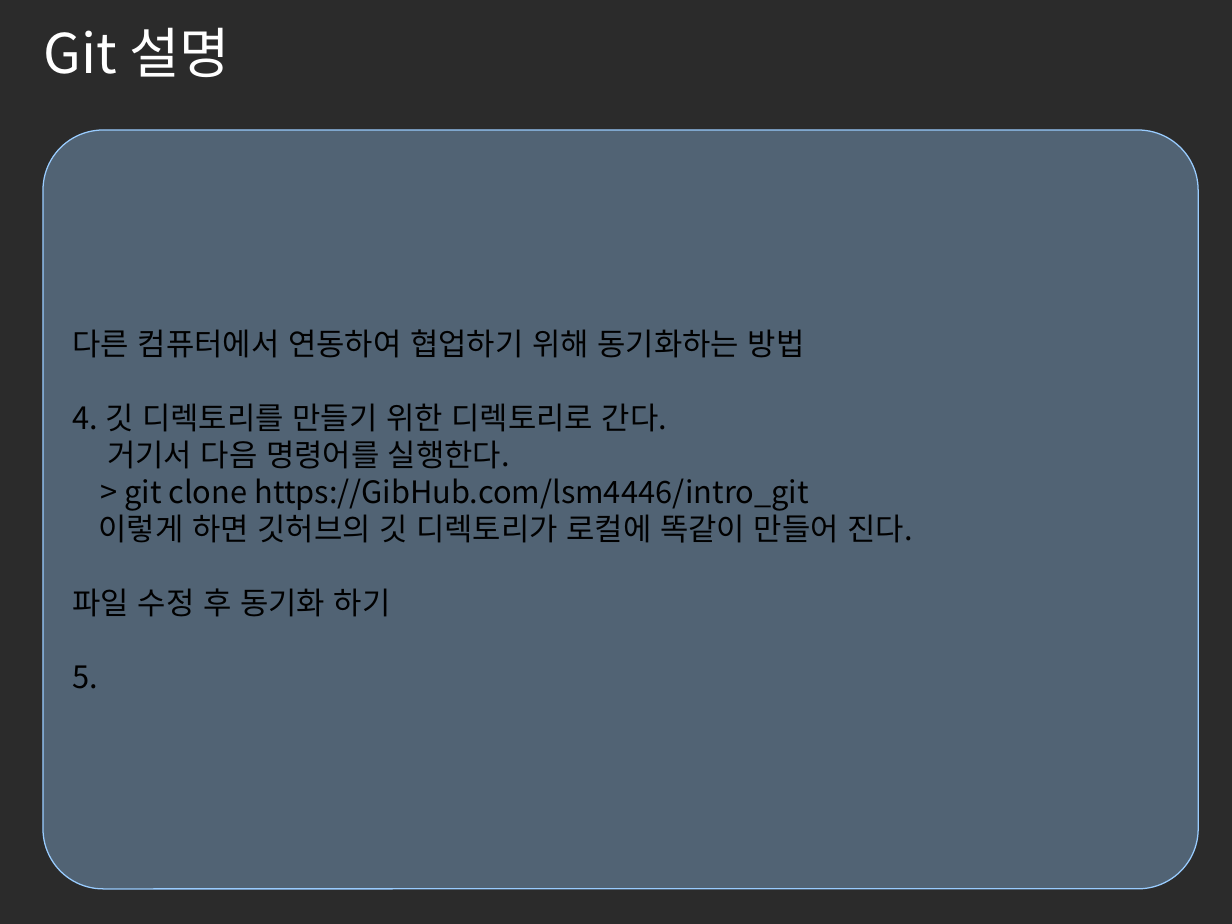
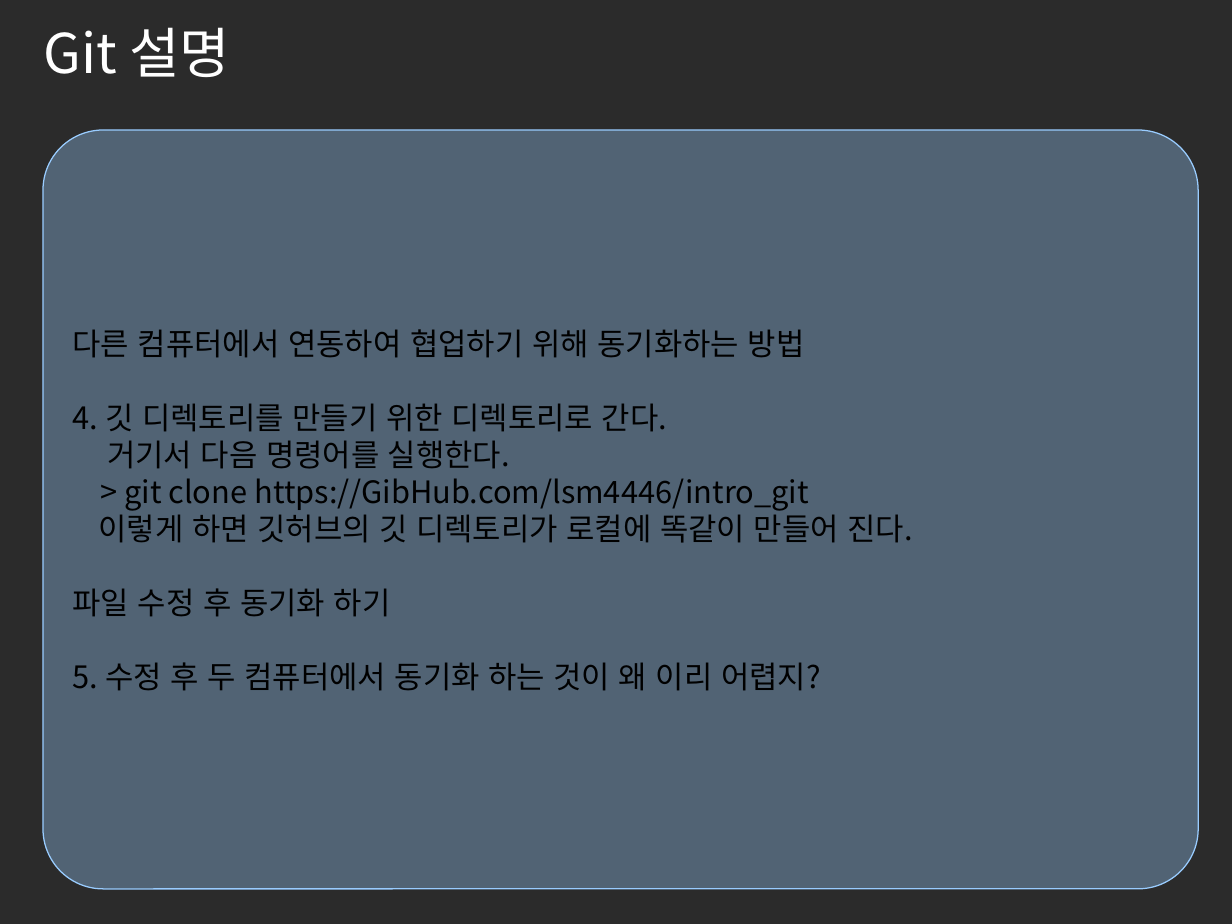
Before and after one commit to lsm4446/intro_git, a slide deck: slide 3 of Git_Intro.ppt. Drawn at 1232x924 pixels with LibreOffice and Linux fonts; fonts in the diff are those of the drawing; background and template pictures are left out; a plain dark background stands for a picture behind light text. Boxes give left, top, right and bottom in pixels: in the first picture for what was removed or moved away, otherwise in the second. Text is boxed around its words. In the diff, an @@ line names an element or a change of style, - is before the commit and + after.

Commit message:
modified

```diff
--- a/Git_Intro.ppt
+++ b/Git_Intro.ppt
@@ text in rounded rectangle at (x1=73, y1=662, x2=821, y2=691): text changed @@
-5.
+5. 수정 후 두 컴퓨터에서 동기화 하는 것이 왜 이리 어렵지?
```
